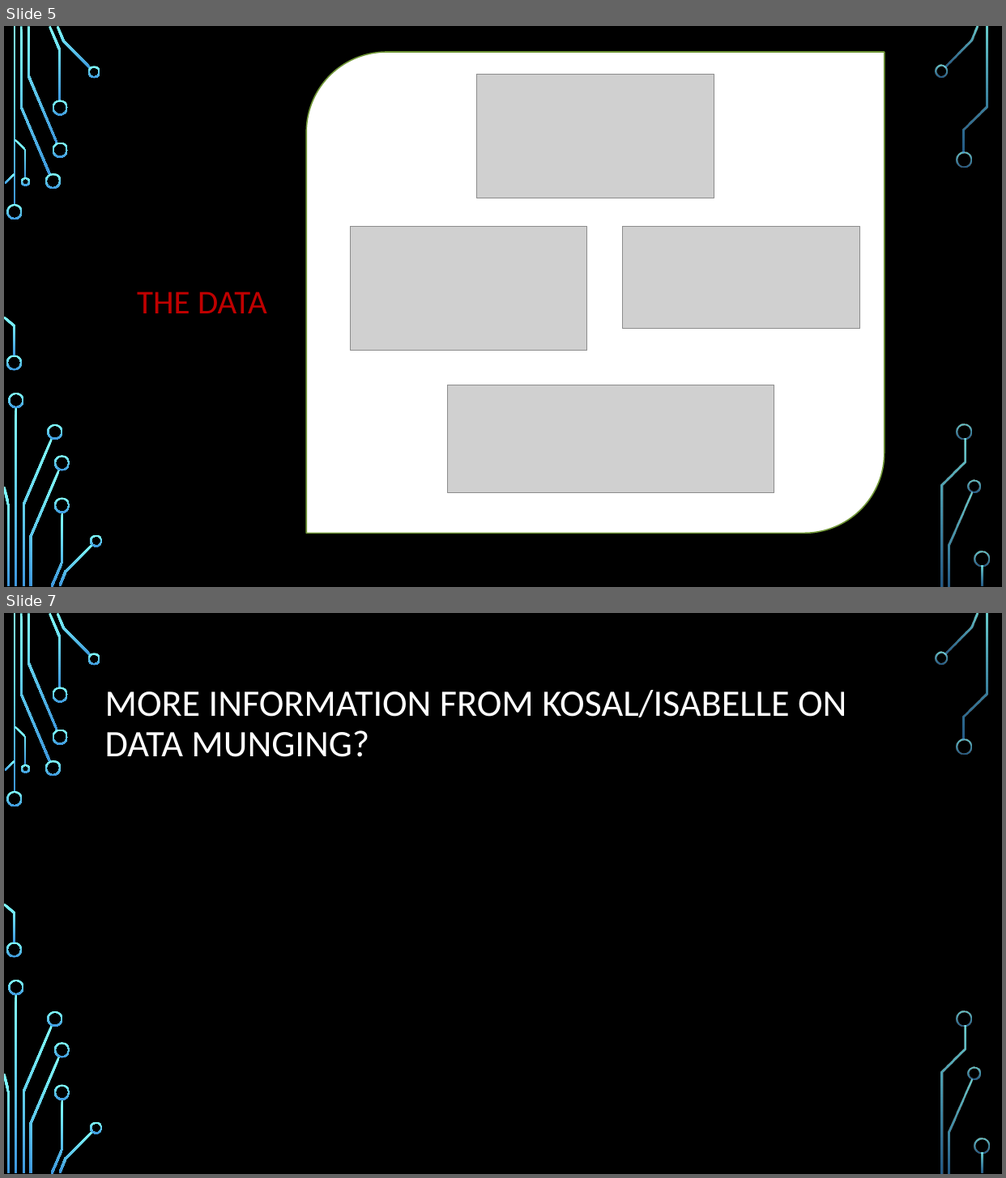
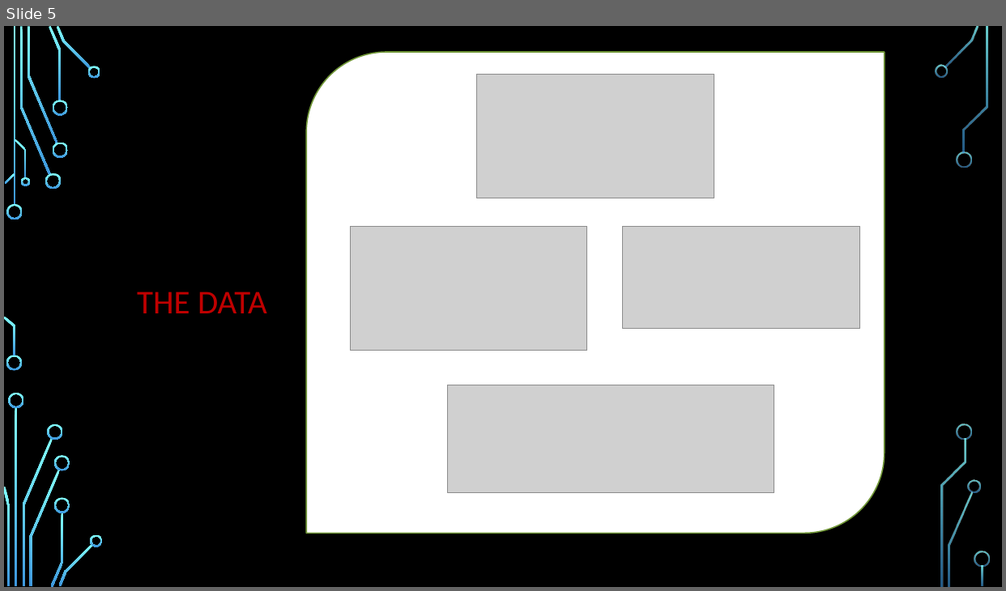
Before and after one commit to isabelle-sanford/senate-analysis, a slide deck: Senate_Salamanders_Slide.pptx. Shown one above the other, each under a label of ours: slides 5 and 7 before the commit, slide 5 after it; the slides between them are not shown. The pictures are 1006x1178 and 1006x591 pixels, drawn with LibreOffice and Linux fonts; fonts in the diff are those of the drawing; grey boxes stand for pictures; background and template pictures are left out. Boxes give left, top, right and bottom in pixels: in the first picture for what was removed or moved away, otherwise in the second. Text is boxed around its words. In the diff, an @@ line names an element or a change of style, - is before the commit and + after.

```diff
--- a/Senate_Salamanders_Slide.pptx
+++ b/Senate_Salamanders_Slide.pptx
@@ slide 7 removed at bbox=[4, 613, 1002, 1174], background picture (left out); not listed: 36 template elements that a slide beside it also shows @@
@@ title removed at bbox=[105, 690, 846, 757] @@
-MORE INFORMATION FROM KOSAL/ISABELLE ON DATA MUNGING?
```
Also in this commit, not shown: 3 slides changed, 2 slides added, 1 other slide removed, 2 other files.
